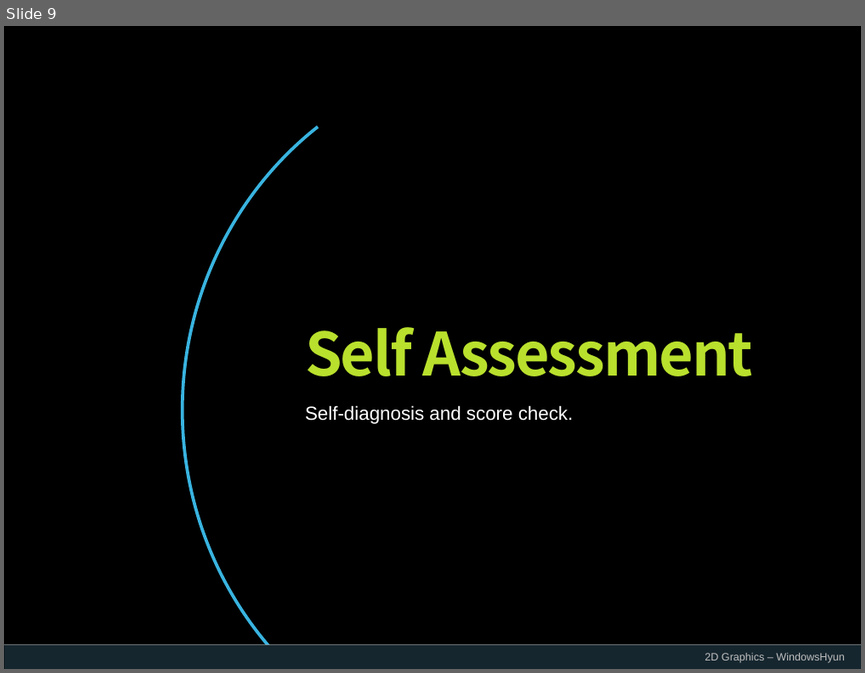
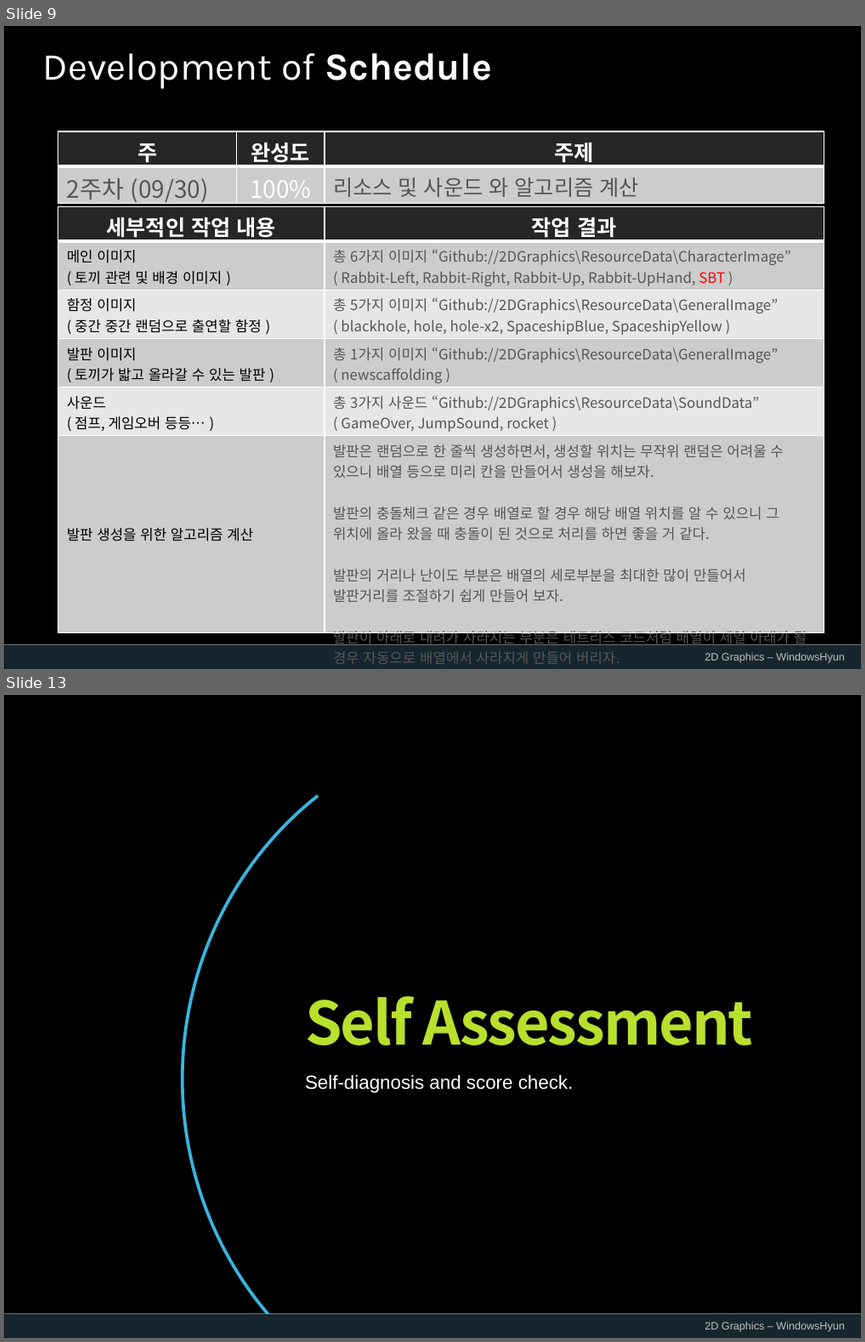
Before and after one commit to WindowsHyun/2DGraphics, a slide deck: ProjectPPT/KwonChangHyun_2차발표_준비중.pptx. Shown one above the other, each under a label of ours: slide 9 before the commit, slides 9 and 13 after it; the slides between them are not shown. The pictures are 865x673 and 865x1342 pixels, drawn with LibreOffice and Linux fonts; fonts in the diff are those of the drawing; background and template pictures are left out. Boxes give left, top, right and bottom in pixels: in the first picture for what was removed or moved away, otherwise in the second. Text is boxed around its words. In the diff, an @@ line names an element or a change of style, - is before the commit and + after.

Commit message:
Upload Project PPT
gif 등의 이미지를 ppt에 나타내게 하기 위하여 업로드

```diff
--- a/ProjectPPT/KwonChangHyun_2차발표_준비중.pptx
+++ b/ProjectPPT/KwonChangHyun_2차발표_준비중.pptx
@@ slide 9 added at bbox=[4, 26, 861, 669], background picture (left out); not listed: 3 template elements that a slide beside it also shows @@
@@ text added at bbox=[43, 53, 492, 89], 32 pt, text #FFFFFF @@
+Development of Schedule
@@ table added at bbox=[58, 131, 823, 208], 2 rows, 3 columns @@
+주 | 완성도 | 주제
+2주차 (09/30) | 100% | 리소스 및 사운드 와 알고리즘 계산
@@ table added at bbox=[58, 207, 824, 667], 6 rows, 2 columns @@
+세부적인 작업 내용 | 작업 결과
+메인 이미지 / ( 토끼 관련 및 배경 이미지 ) | 총 6가지 이미지 “Github://2DGraphics\ResourceData\CharacterImage” / ( Rabbit-Left, Rabbit-Right, Rabbit-Up, Rabbit-UpHand, SBT )
+함정 이미지 / ( 중간 중간 랜덤으로 출연할 함정 ) | 총 5가지 이미지 “Github://2DGraphics\ResourceData\GeneralImage” / ( blackhole, hole, hole-x2, SpaceshipBlue, SpaceshipYellow )
+발판 이미지 / ( 토끼가 밟고 올라갈 수 있는 발판 ) | 총 1가지 이미지 “Github://2DGraphics\ResourceData\GeneralImage” / ( newscaffolding )
+사운드 / ( 점프, 게임오버 등등… ) | 총 3가지 사운드 “Github://2DGraphics\ResourceData\SoundData” / ( GameOver, JumpSound, rocket )
+발판 생성을 위한 알고리즘 계산 | 발판은 랜덤으로 한 줄씩 생성하면서, 생성할 위치는 무작위 랜덤은 어려울 수 있으니 배열 등으로 미리 칸을 만들어서 생성을 해보자. / 발판의 충돌체크 같은 경우 배열로 할 경우 해당 배열 위치를 알 수 있으니 그 위치에 올라 왔을 때 충돌이 된 것으로 처리를 하면 좋을 거 같다. / 발판의 거리나 난이도 부분은 배열의 세로부분을 최대한 많이 만들어서 발판거리를 조절하기 쉽게 만들어 보자. / 발판이 아래로 내려가 사라지는 부분은 테트리스 코드처럼 배열이 제일 아래가 될 경우 자동으로 배열에서 사라지게 만들어 버리자.
@@ what was slide 9 is now slide 13 @@
```
Also in this commit, not shown: 3 slides changed, 5 other slides added, 2 slides removed, 2 other files.
